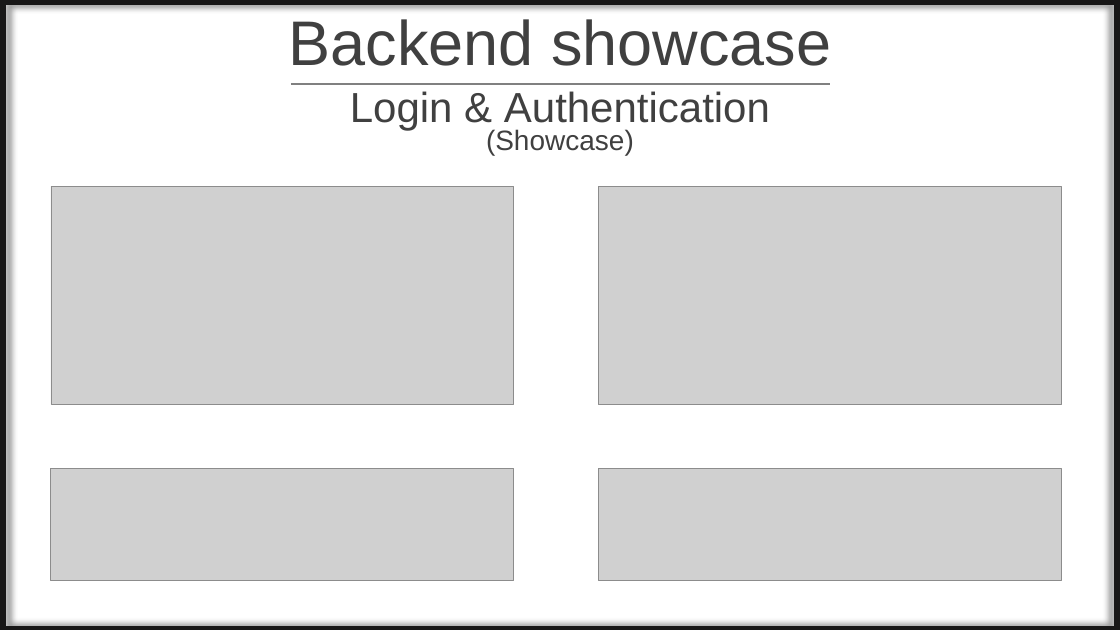
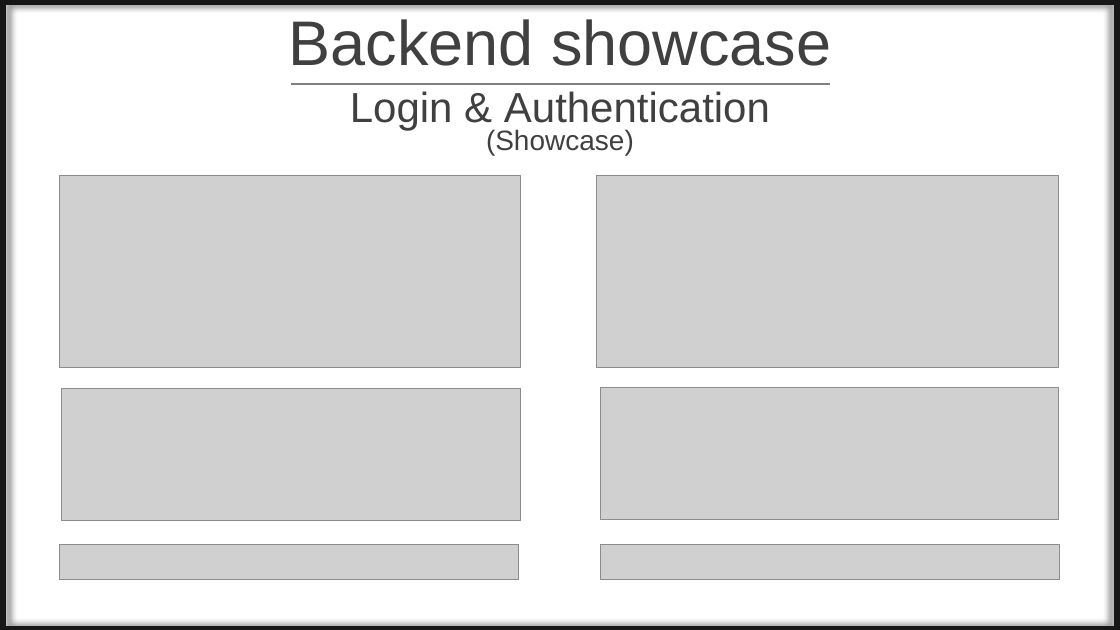
Before and after one commit to tamasrobert/NasaPC, a slide deck: slide 5 of Documentations/NasaPC_WebShopProject.pptx. Drawn at 1120x630 pixels with LibreOffice and Linux fonts; fonts in the diff are those of the drawing; grey boxes stand for pictures; background and template pictures are left out. Boxes give left, top, right and bottom in pixels: in the first picture for what was removed or moved away, otherwise in the second. Text is boxed around its words. In the diff, an @@ line names an element or a change of style, - is before the commit and + after.

Commit message:
backend progression - login & auth

```diff
--- a/Documentations/NasaPC_WebShopProject.pptx
+++ b/Documentations/NasaPC_WebShopProject.pptx
@@ picture: place and size @@
-picture at <box>51,187,514,405</box>
+picture at <box>60,176,521,367</box>
@@ picture: place and size @@
-picture at <box>598,187,1061,405</box>
+picture at <box>597,176,1060,367</box>
@@ picture added at <box>61,389,521,521</box> @@
@@ picture added at <box>601,387,1060,519</box> @@
@@ picture removed at <box>50,468,514,581</box> @@
@@ picture removed at <box>598,468,1061,581</box> @@
@@ picture added at <box>60,545,518,580</box> @@
@@ picture added at <box>601,545,1060,580</box> @@
```
Also in this commit, not shown: 2 slides added.
